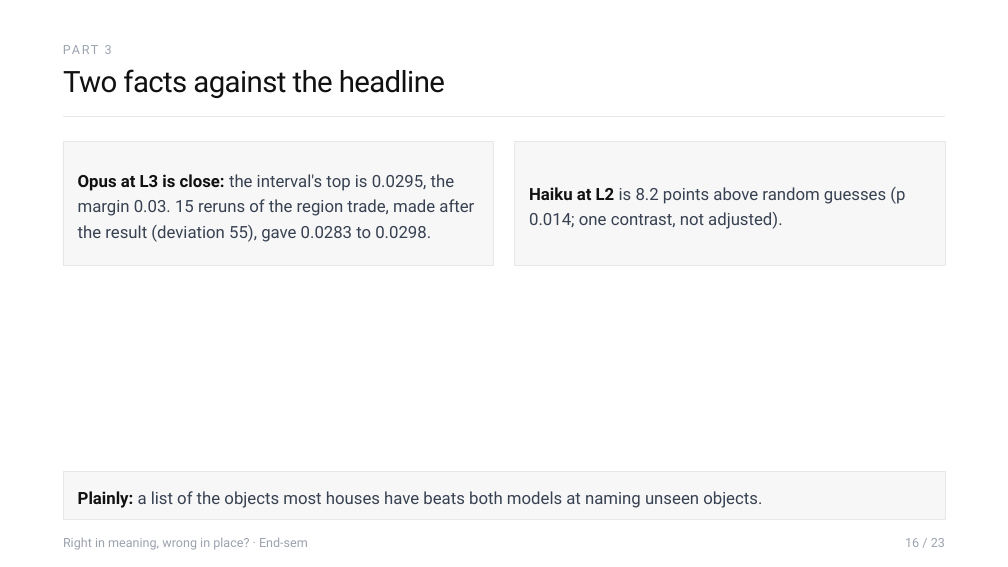
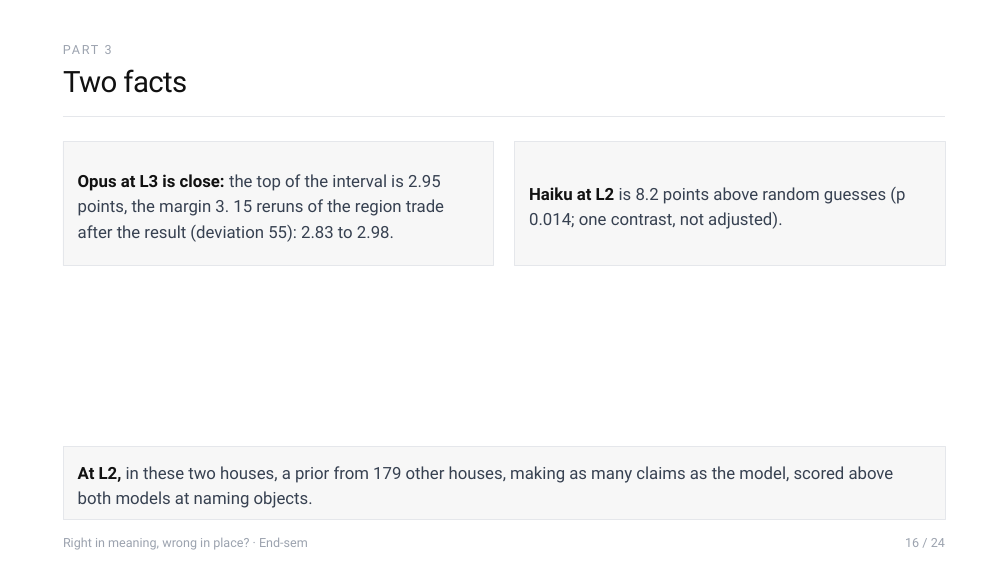
Before and after one commit to Sher110106/validity-aware-active-semantic-exploration, a slide deck: slide 16 of docs/endsem_2026-11/ASP_Endsem.pptx. Drawn at 1008x567 pixels with LibreOffice and Linux fonts; fonts in the diff are those of the drawing. Boxes give left, top, right and bottom in pixels: in the first picture for what was removed or moved away, otherwise in the second. Text is boxed around its words. In the diff, an @@ line names an element or a change of style, - is before the commit and + after.

```diff
--- a/docs/endsem_2026-11/ASP_Endsem.pptx
+++ b/docs/endsem_2026-11/ASP_Endsem.pptx
@@ text at box(63, 69, 187, 93): text changed @@
-Two facts against the headline
+Two facts
@@ text in rectangle at box(78, 174, 444, 242): text changed @@
-Opus at L3 is close: the interval's top is 0.0295, the margin 0.03. 15 reruns of the region trade, made after the result (deviation 55), gave 0.0283 to 0.0298.
+Opus at L3 is close: the top of the interval is 2.95 points, the margin 3. 15 reruns of the region trade after the result (deviation 55): 2.83 to 2.98.
@@ rectangle "At L2, in these two ...": place and size @@
-rectangle "At L2, in these two ..." at box(63, 472, 945, 520)
+rectangle "At L2, in these two ..." at box(63, 446, 945, 520)
@@ text in rectangle at box(78, 466, 894, 508): text changed @@
-Plainly: a list of the objects most houses have beats both models at naming unseen objects.
+At L2, in these two houses, a prior from 179 other houses, making as many claims as the model, scored above both models at naming objects.
@@ text at box(905, 538, 945, 547): text changed @@
-16 / 23
+16 / 24
```
Also in this commit, not shown: 24 other slides changed, 2 slides added, 6 other files.
